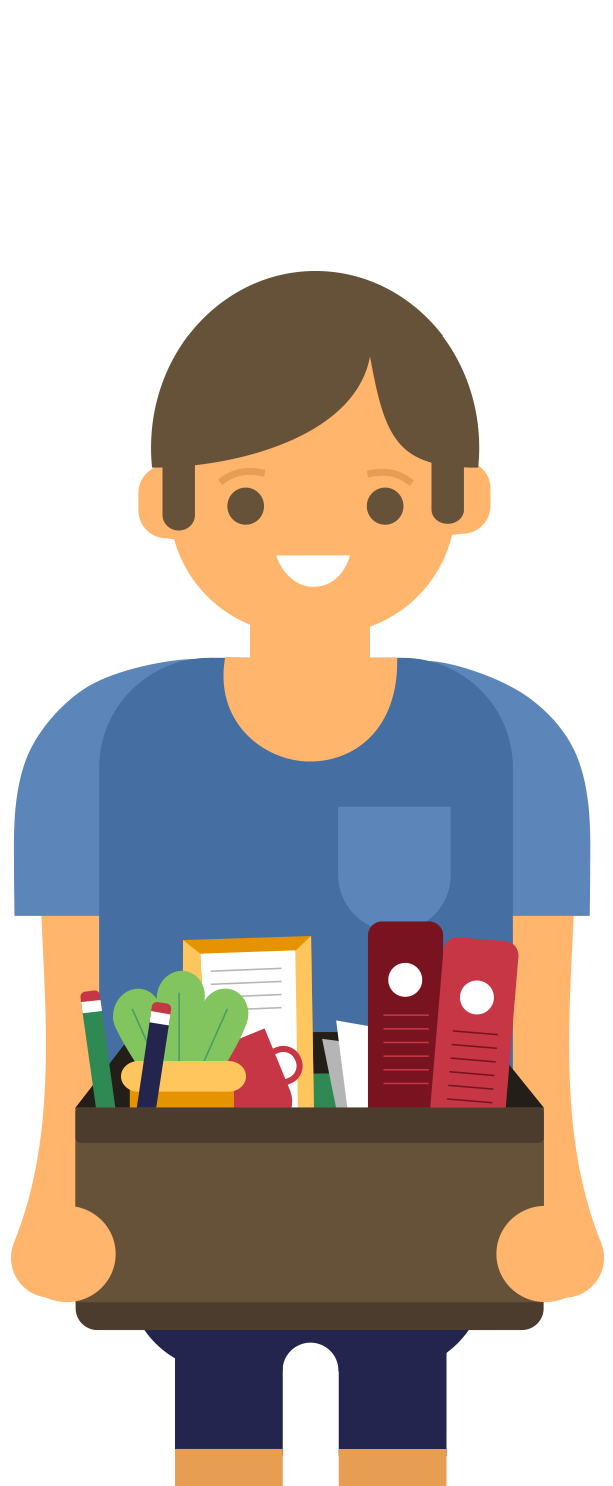
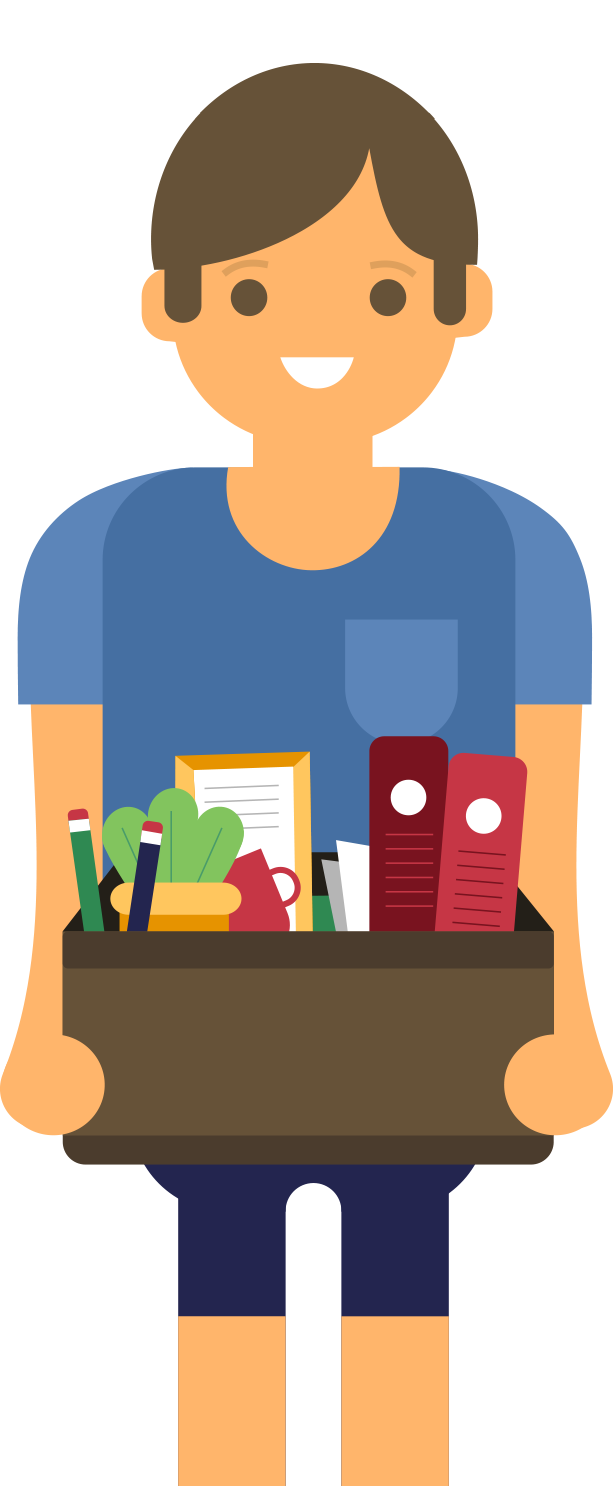
Layers edited between the first and the second 613 x 1486 image:
painted on "Vector Smart Object" (1st of 2) over <box>188,63,443,336</box>
painted on "Vector Smart Object" (2nd of 2) over <box>0,74,613,1486</box>
